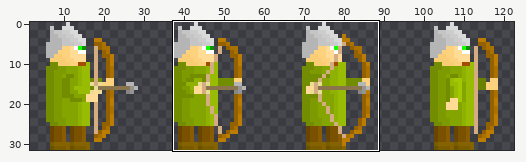
Edited in one commit: sprite sheet (res/img/archer_32_sheet.png). Above, an overview of the earlier version with the close-up marked.
Close-up. Old version:
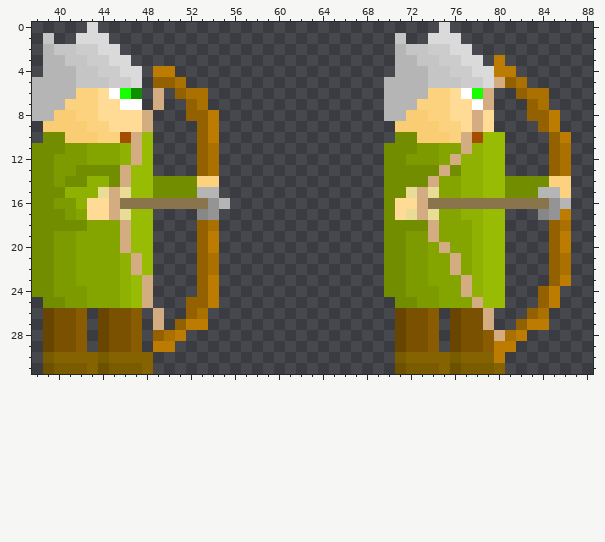
The file is 128x32 pixels. Colours within 5 levels of each other are drawn and written as one. Shown: x 38..88, y 0..31. The wide view leaves out empty margins. The commit also changed other parts of the picture, which this record leaves out.
And afterwards:
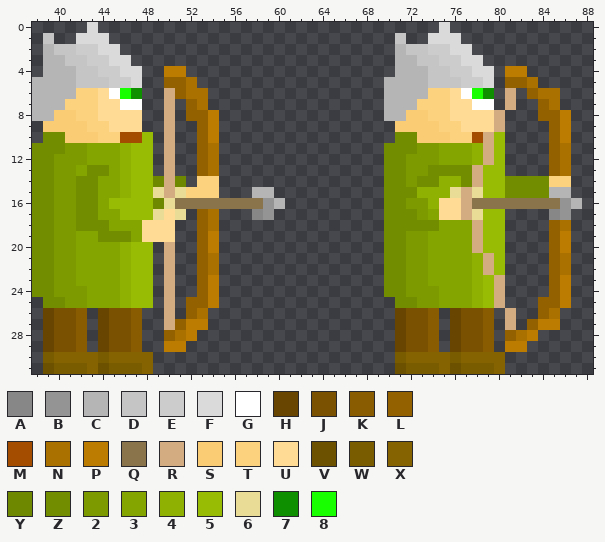
Palette (. is transparent): A #878787  B #949494  C #b6b5b5  D #c5c5c5  E #cccccc  F #dadada  G #ffffff  H #684500  J #7a5100  K #8a5c01  L #936100  M #a44d00  N #ab7100  P #bb7c01  Q #89744c  R #d4ac82  S #facc74  T #fdd27f  U #ffdb95  V #6b5100  W #795b00  X #846300  Y #6e8800  Z #728e00  2 #7d9b00  3 #84a400  4 #8fb102  5 #98bc03  6 #e8dc97  7 #0d8f00  8 #18ff00
Change:
Changed rows in their new state; - is an unchanged pixel.
first column x 40:
 3 ----------------------------------------.-------
 4 ---------.-P----------------------------.-P-----
 5 ---------.-LN---------------------------.-LN----
 6 ---------.R----------------------------7-R.L-N--
 7 ---------.R----------------------------G-R-.LN--
 8 --------.-R---------------------------U-R--.-LP-
 9 --------.-R---------------------------U-R---.LP-
10 -------M--R--------------------------T-R--------
11 -------5--R--------------------------3-R--------
12 -------5--R-------------------------33-R--------
13 --3--34---R---------------------22-Z-ZR---------
14 -2-Z334--YRY.-------------------2-Z44ZR---------
15 22ZZ334--6R6TTT---CC------------Z4446R6-----Z-C-
16 --ZZ35555Y6---QQQQQBC----------Z224UUR-------QBC
17 2-ZZ335--6U6-LN---AB-----------ZZ23UUR6-----.AB-
18 22-ZZ-33UUU-----------------------Z---R---------
19 ----ZZZ3UUU-----------------------3---R---------
20 ------4---R------------------------3--R---------
21 -------5--R-------------------------3--R--------
22 -------5--R-------------------------3--R--------
23 --------5-R--------------------------3--R-------
24 --------5-R--------------------------3--R---.LP-
25 --------5-R---------------------------4-R----LP-
26 ---------.R----------------------------K-R-.LN--
27 ---------.R----------------------------K-R.L-P--
28 ---------.LNP---------------------------.LNP----
29 ---------.-P----------------------------.-P-----
30 ----------------------------------------X-------
Changed places in both close-ups, as pixel boxes (x1, y1, x2, y2):
changed: (395, 55, 582, 363)
changed: (54, 66, 285, 352)
